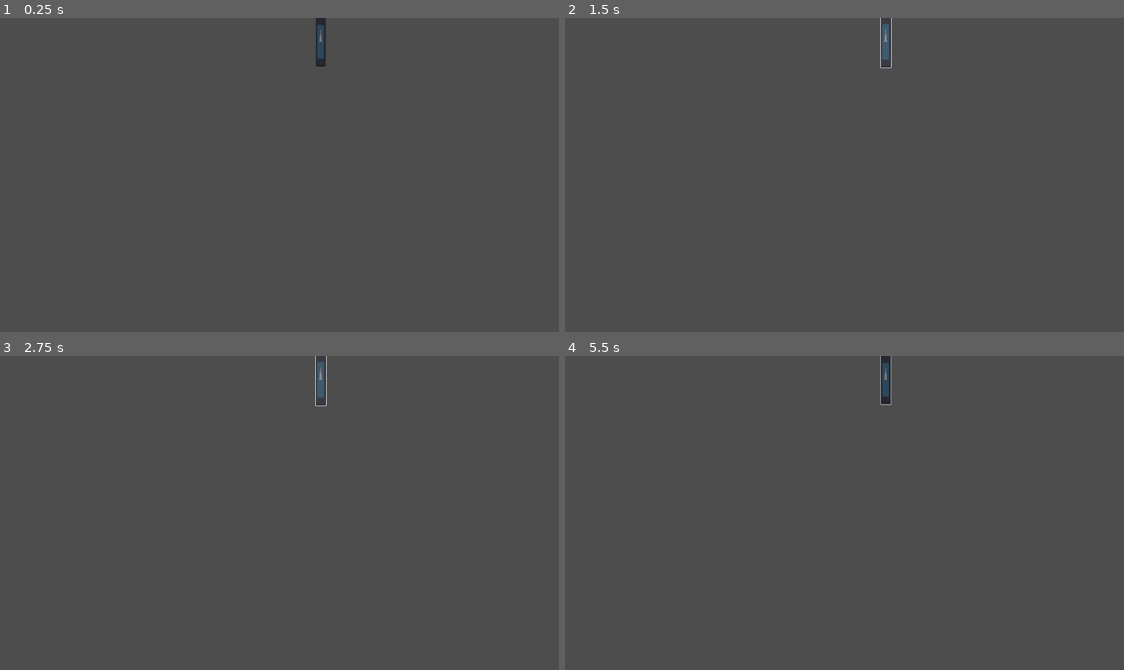
Above: before the commit, frames 1-4 (two rows, left to right).
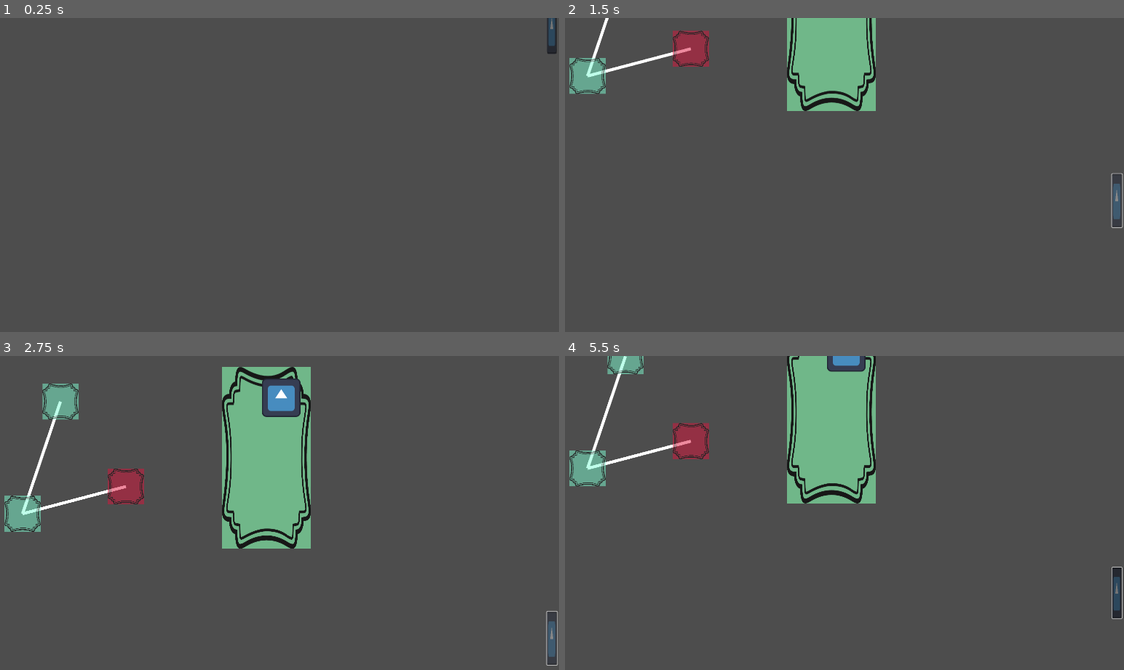
Above: after the commit, the same moments.

Repository: ManonMarchand/scientific-game-jam-25
Game: Godot game, scene res://switch-panel/switch_panel.tscn
Same seed, same stepped clock (60 frames per second), same inputs: the game is played once before the commit and once after it. This scene is started directly instead of the project's main scene. The engine's default icon, where the game draws it, is replaced by a stand-in: a white triangle on a blue panel in a dark square.
Inputs (mouse positions are in pixels of both pictures, inside the frame that each line leads up to; where the layout moved, square brackets give the same spot in the first picture):
- Up to frame 1 (0.25 s): no input
- Up to frame 2 (1.5 s): click (1118, 27) [883, 39] at 0.5 s; click (1118, 300) [883, 39] at 1.25 s
- Up to frame 3 (2.75 s): click (553, 365) [318, 377] at 2 s
- Up to frame 4 (5.5 s): move the mouse to (961, 503) at 2.77 s; click (961, 503) at 2.92 s; tap Enter at 3.5 s; drag from (715, 534) to (805, 585) at 3.52 s; move the mouse to (889, 447) at 4.27 s; click (889, 447) at 4.42 s; tap Space at 5 s; drag from (805, 585) to (660, 469) at 5.02 s

The runs differ from the first frame. In frame 1, 0.5% of the frame differs, in the area x 56-100%, y 0-16%; in frame 2, 6.8%; in frame 3, 12%, in the area x 0-100%, y 0-99%; in frame 4, 10%.

Commit message:
Pannel switch animation

Diff:
--- a/monkey/switch-panel/rope.gd
+++ b/monkey/switch-panel/rope.gd
@@ -17,10 +17,10 @@
 	scale = Vector2(1, 1)
 
 
-func _on_pressed() -> void:
+func _on_button_pressed() -> void:
 	if is_down:
 		panel_go_up.emit()
 		is_down = false
 	else:
-		panel_go_up.emit()
+		panel_go_down.emit()
 		is_down = true
--- a/monkey/switch-panel/rope.tscn
+++ b/monkey/switch-panel/rope.tscn
@@ -19,3 +19,4 @@
 
 [connection signal="mouse_entered" from="Button" to="." method="_on_button_mouse_entered"]
 [connection signal="mouse_exited" from="Button" to="." method="_on_button_mouse_exited"]
+[connection signal="pressed" from="Button" to="." method="_on_button_pressed"]
--- /dev/null
+++ b/monkey/switch-panel/switch_panel.gd
@@ -0,0 +1,41 @@
+extends Node2D
+
+var is_animating_up = false
+var is_animating_down = false
+var anim_current_time = 0.
+@export
+var anim_total_time = 0.5
+
+func _process(delta: float) -> void:
+	if is_animating_down:
+		anim_current_time += delta
+		if anim_current_time >= anim_total_time:
+			$Path2D/PathFollow2D.progress_ratio = 1
+			is_animating_down = false
+		else:
+			$Path2D/PathFollow2D.progress_ratio = anim_current_time/anim_total_time
+
+	if is_animating_up:
+		anim_current_time -= delta
+		if anim_current_time <= 0:
+			$Path2D/PathFollow2D.progress_ratio = 0
+			is_animating_up = false
+		else:
+			$Path2D/PathFollow2D.progress_ratio = anim_current_time/anim_total_time
+
+
+
+# Called when the node enters the scene tree for the first time.
+func _ready() -> void:
+	$Path2D.curve.add_point(Vector2(0,0))
+	$Path2D.curve.add_point(-$Path2D/PathFollow2D/DiagramPanel.transform.origin)
+
+
+func _on_rope_panel_go_down() -> void:
+	anim_current_time = 0.
+	is_animating_down = true
+
+
+func _on_rope_panel_go_up() -> void:
+	anim_current_time = anim_total_time
+	is_animating_up = true
--- a/monkey/switch-panel/switch_panel.tscn
+++ b/monkey/switch-panel/switch_panel.tscn
@@ -1,8 +1,25 @@
-[gd_scene load_steps=2 format=3 uid="uid://cd8g353hqck3h"]
+[gd_scene load_steps=5 format=3 uid="uid://cd8g353hqck3h"]
 
+[ext_resource type="Script" path="res://switch-panel/switch_panel.gd" id="1_4jndl"]
 [ext_resource type="PackedScene" uid="uid://cqu60r06x6a24" path="res://switch-panel/rope.tscn" id="1_tlpge"]
+[ext_resource type="PackedScene" uid="uid://ccy6k8mprrau1" path="res://panel/diagram_panel.tscn" id="3_xbvfo"]
+
+[sub_resource type="Curve2D" id="Curve2D_gk2py"]
 
 [node name="SwitchPanel" type="Node2D"]
+script = ExtResource("1_4jndl")
 
-[node name="Rope" parent="." instance=ExtResource("1_tlpge")]
-position = Vector2(1133, 75)
+[node name="Path2D" type="Path2D" parent="."]
+curve = SubResource("Curve2D_gk2py")
+
+[node name="PathFollow2D" type="PathFollow2D" parent="Path2D"]
+rotates = false
+
+[node name="DiagramPanel" parent="Path2D/PathFollow2D" instance=ExtResource("3_xbvfo")]
+position = Vector2(0, -900)
+
+[node name="Rope" parent="Path2D/PathFollow2D" instance=ExtResource("1_tlpge")]
+position = Vector2(1896, 33)
+
+[connection signal="panel_go_down" from="Path2D/PathFollow2D/Rope" to="." method="_on_rope_panel_go_down"]
+[connection signal="panel_go_up" from="Path2D/PathFollow2D/Rope" to="." method="_on_rope_panel_go_up"]
